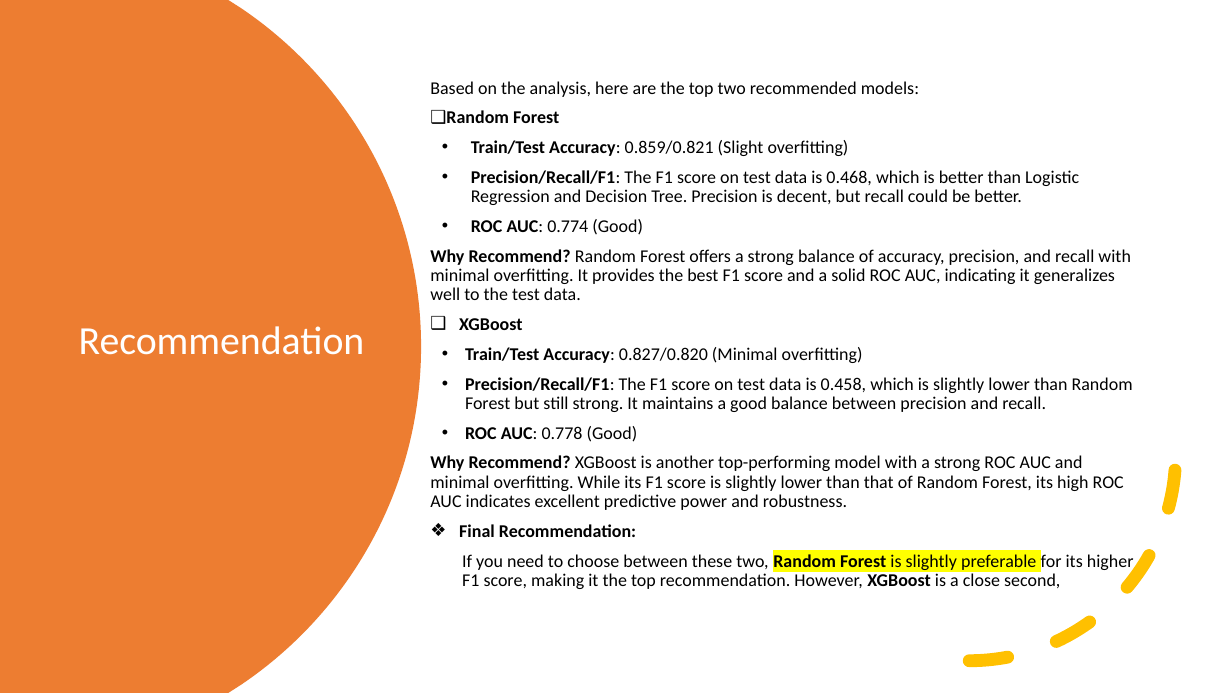
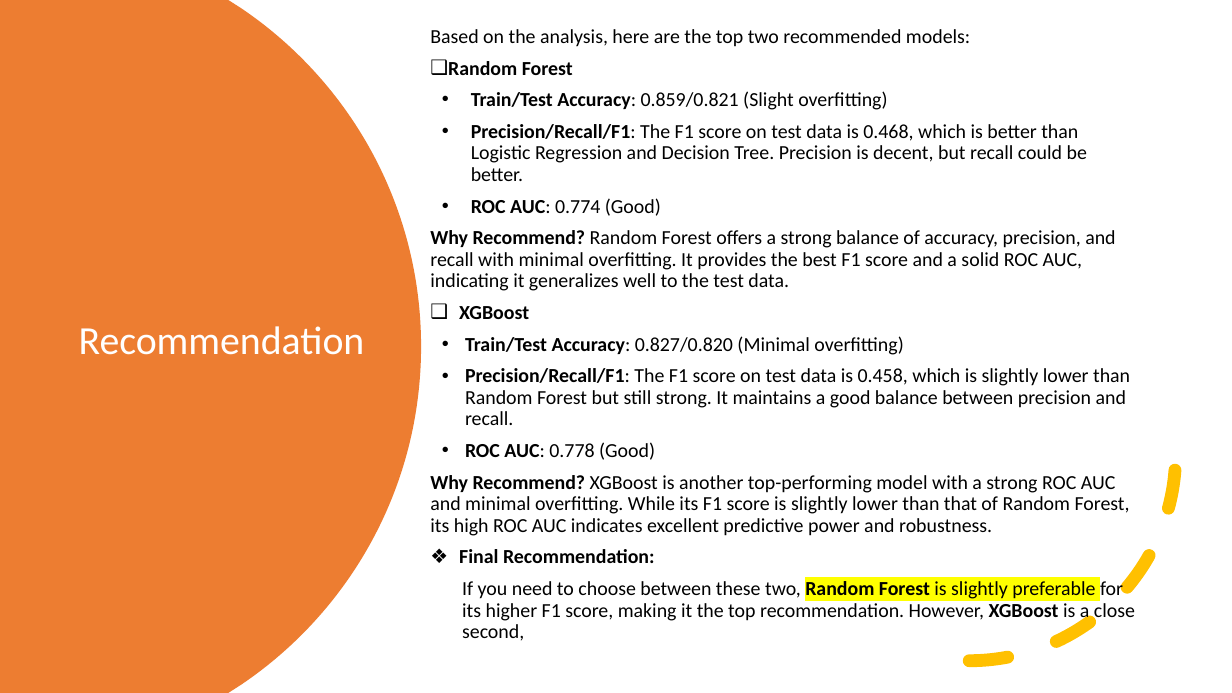
Before and after one commit to pragyanandan/mini-Project-2-ML, a slide deck: slide 24 of Mini-Project.pptx. Drawn at 1232x693 pixels with LibreOffice and Linux fonts; fonts in the diff are those of the drawing. Boxes give left, top, right and bottom in pixels: in the first picture for what was removed or moved away, otherwise in the second. Text is boxed around its words. In the diff, an @@ line names an element or a change of style, - is before the commit and + after.

```diff
--- a/Mini-Project.pptx
+++ b/Mini-Project.pptx
@@ text "Based on the analysis, here ..." at (430,61,1135,622): size 14 to 15.5 pt @@
```
Also in this commit, not shown: 1 other slide changed, 2 slides added, 1 other file.
